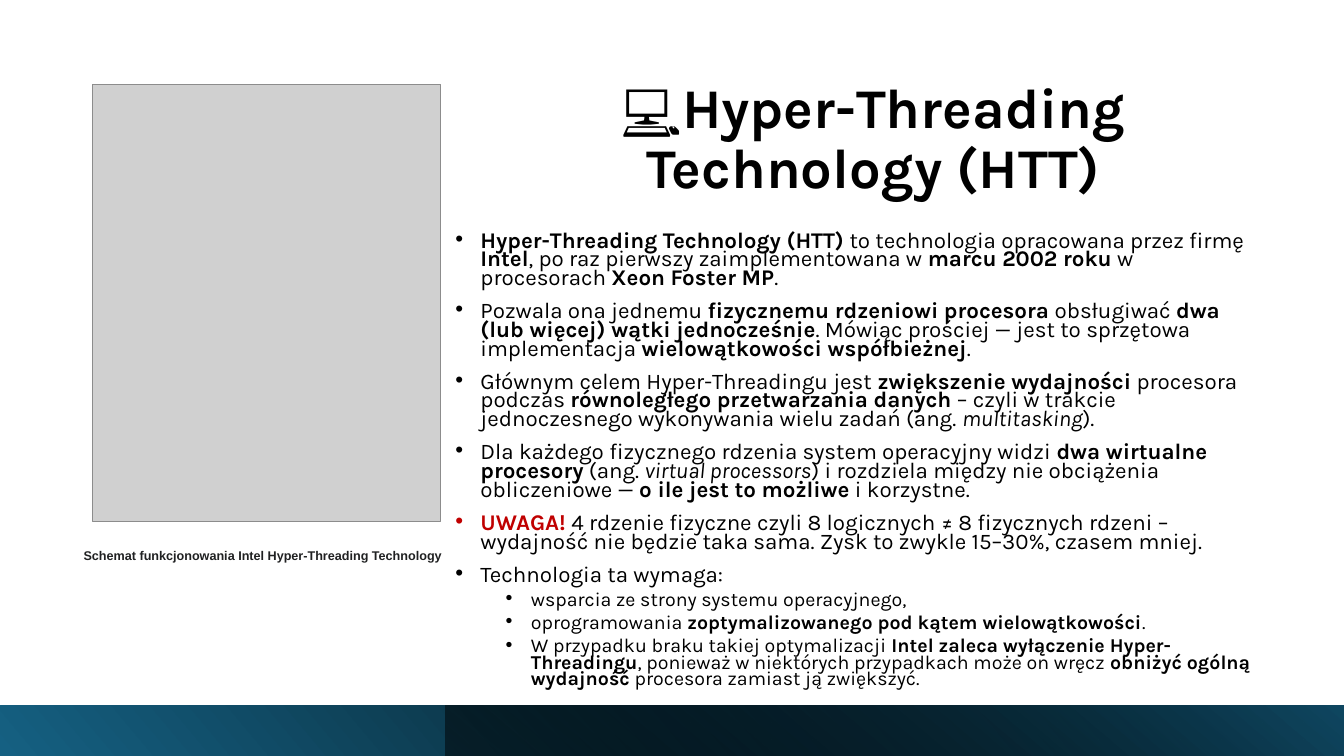
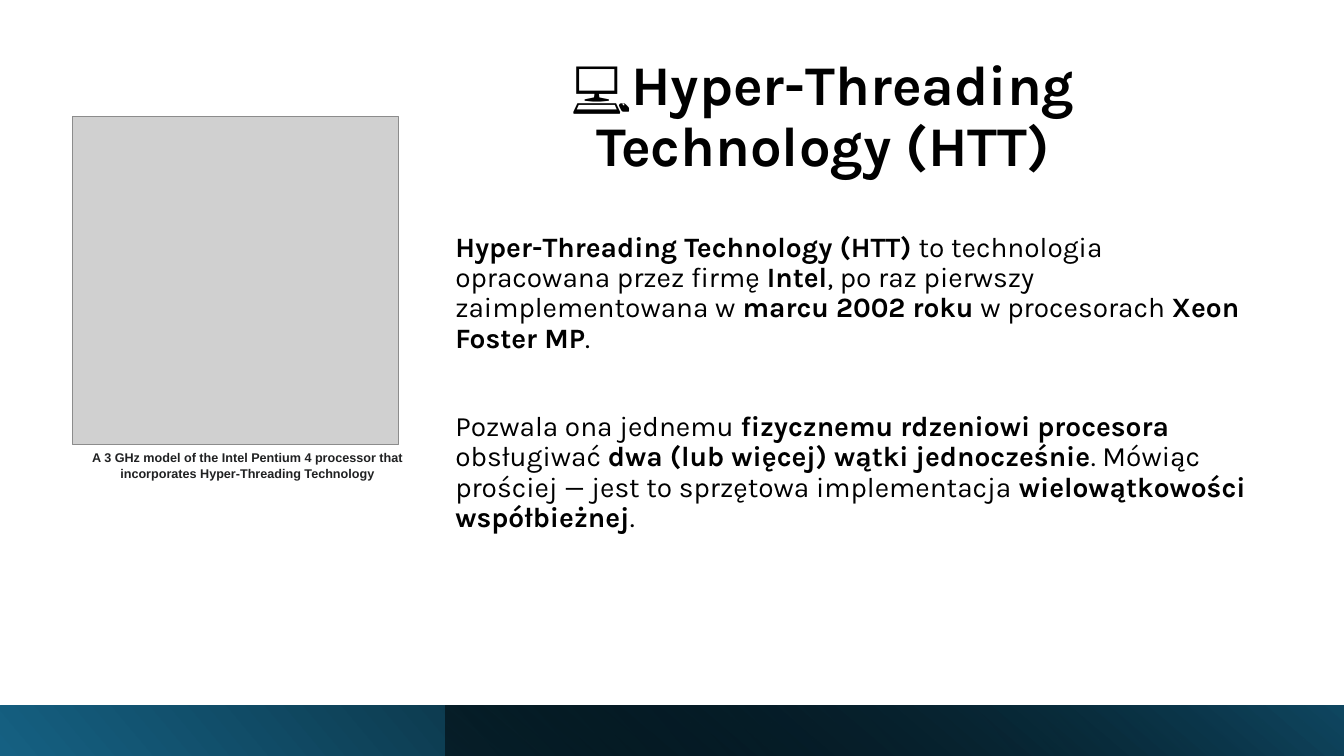
Before and after one commit to 6E776C7A/JPWP_Threds, a slide deck: slide 16 of Prezentacja_JPWP.pptx (slide 15 before the commit). Drawn at 1344x756 pixels with LibreOffice and Linux fonts; fonts in the diff are those of the drawing; grey boxes stand for pictures. Boxes give left, top, right and bottom in pixels: in the first picture for what was removed or moved away, otherwise in the second. Text is boxed around its words. In the diff, an @@ line names an element or a change of style, - is before the commit and + after.

```diff
--- a/Prezentacja_JPWP.pptx
+++ b/Prezentacja_JPWP.pptx
@@ title "💻Hyper-Threading Technology (HTT)": place and size @@
-title "💻Hyper-Threading Technology (HTT)" at (622,88,1125,202)
+title "💻Hyper-Threading Technology (HTT)" at (571,65,1074,179)
@@ picture: place and size @@
-picture at (93,85,441,521)
+picture at (73,117,399,446)
@@ text "Hyper-Threading Technology (HTT) to technologia ..." at (455,236,1246,534): size 16 to 20 pt; bullet • to none; line spacing 0.7 to 0.9 @@
@@ text at (480,371,1250,690): paragraphs removed @@
-• Głównym celem Hyper-Threadingu jest zwiększenie wydajności procesora podczas równoległego przetwarzania danych – czyli w trakcie jednoczesnego wykonywania wielu zadań (ang. multitasking).
-• Dla każdego fizycznego rdzenia system operacyjny widzi dwa wirtualne procesory (ang. virtual processors) i rozdziela między nie obciążenia obliczeniowe — o ile jest to możliwe i korzystne.
-• UWAGA! 4 rdzenie fizyczne czyli 8 logicznych ≠ 8 fizycznych rdzeni – wydajność nie będzie taka sama. Zysk to zwykle 15–30%, czasem mniej.
-• Technologia ta wymaga:
-  • wsparcia ze strony systemu operacyjnego,
-  • oprogramowania zoptymalizowanego pod kątem wielowątkowości.
-  • W przypadku braku takiej optymalizacji Intel zaleca wyłączenie Hyper-Threadingu, ponieważ w niektórych przypadkach może on wręcz obniżyć ogólną wydajność procesora zamiast ją zwiększyć.
@@ text at (92,453,402,481): text changed @@
-Schemat funkcjonowania Intel Hyper-Threading Technology
+A 3 GHz model of the Intel Pentium 4 processor that incorporates Hyper-Threading Technology
```
Also in this commit, not shown: 1 other slide changed, 3 slides added, 3 other files.
